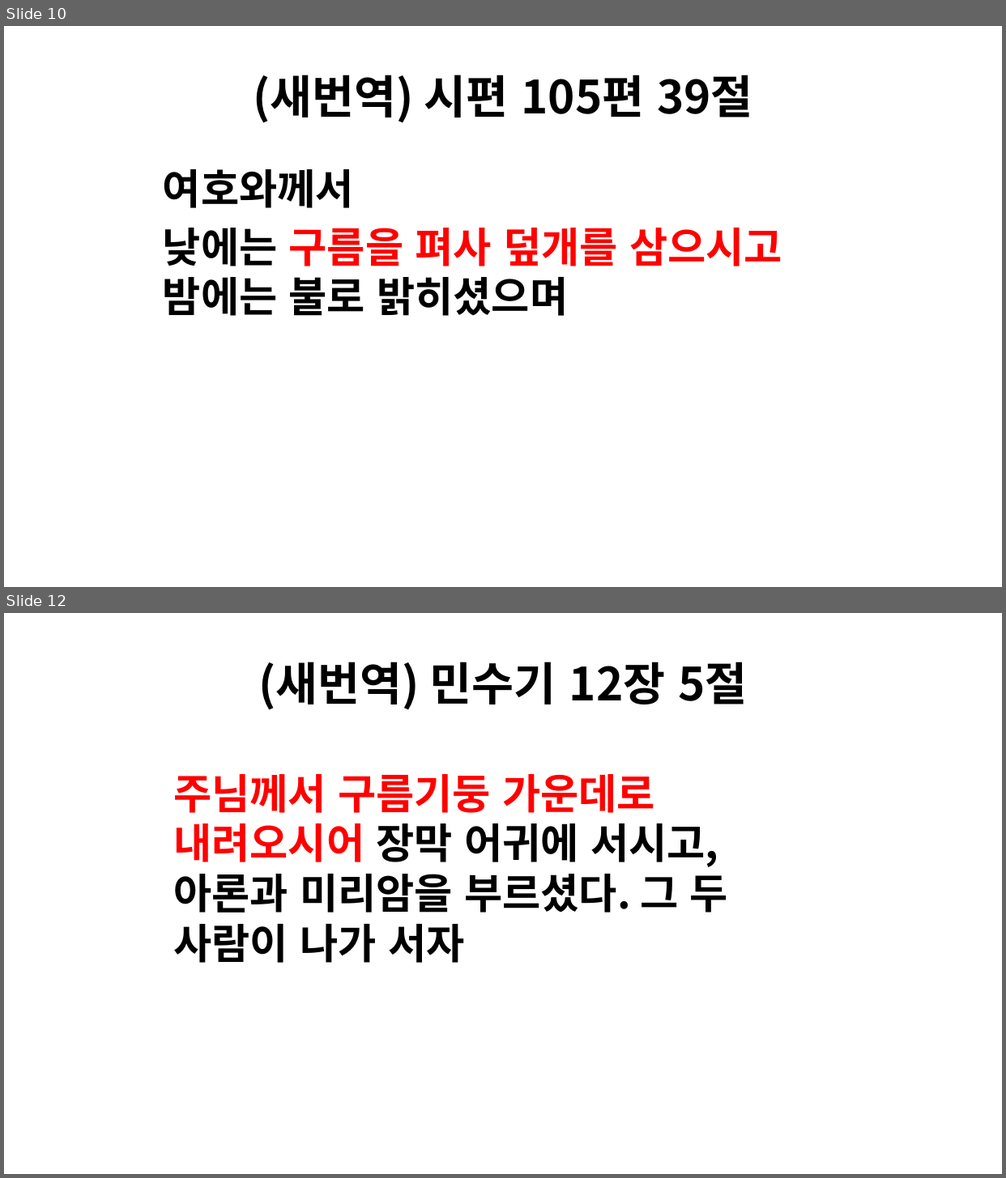
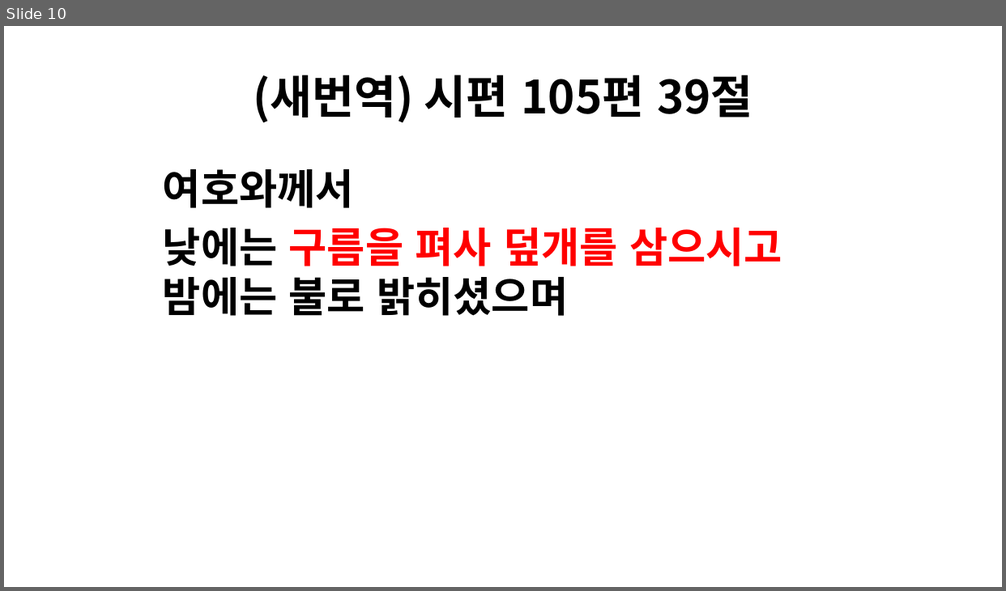
Before and after one commit to littleflame83/hong-bridge, a slide deck: files/cloud-or-fire-pillar.pptx. Shown one above the other, each under a label of ours: slides 10 and 12 before the commit, slide 10 after it; the slides between them are not shown. The pictures are 1006x1178 and 1006x591 pixels, drawn with LibreOffice and Linux fonts; fonts in the diff are those of the drawing. Boxes give left, top, right and bottom in pixels: in the first picture for what was removed or moved away, otherwise in the second. Text is boxed around its words. In the diff, an @@ line names an element or a change of style, - is before the commit and + after.

```diff
--- a/files/cloud-or-fire-pillar.pptx
+++ b/files/cloud-or-fire-pillar.pptx
@@ slide 12 removed at <box>4,613,1002,1174</box>, background #FFFFFF @@
@@ title removed at <box>258,662,747,710</box> @@
-(새번역) 민수기 12장 5절
@@ text removed at <box>173,774,728,963</box> @@
-주님께서 구름기둥 가운데로 내려오시어 장막 어귀에 서시고, 아론과 미리암을 부르셨다. 그 두 사람이 나가 서자
```
Also in this commit, not shown: 4 other slides removed.
